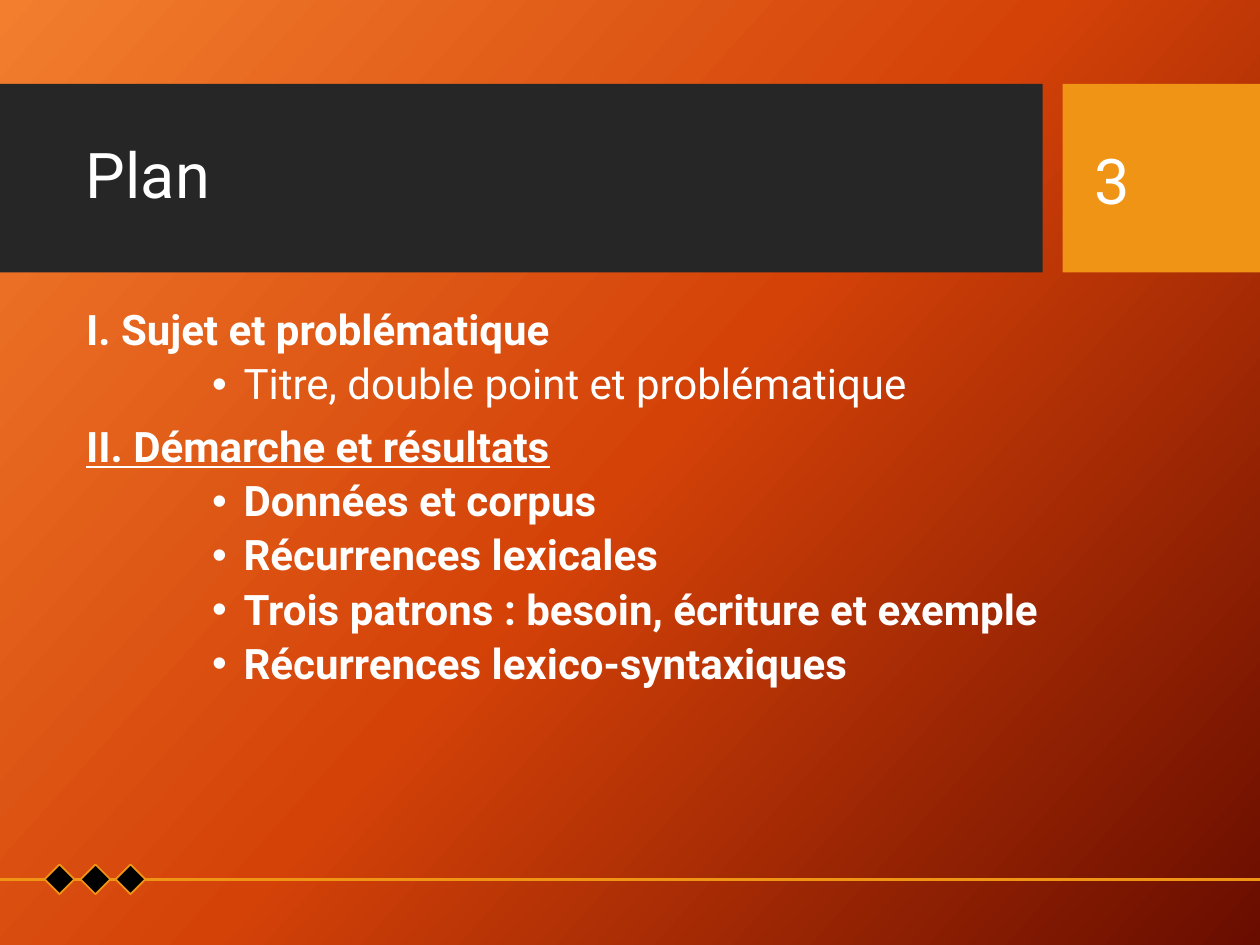
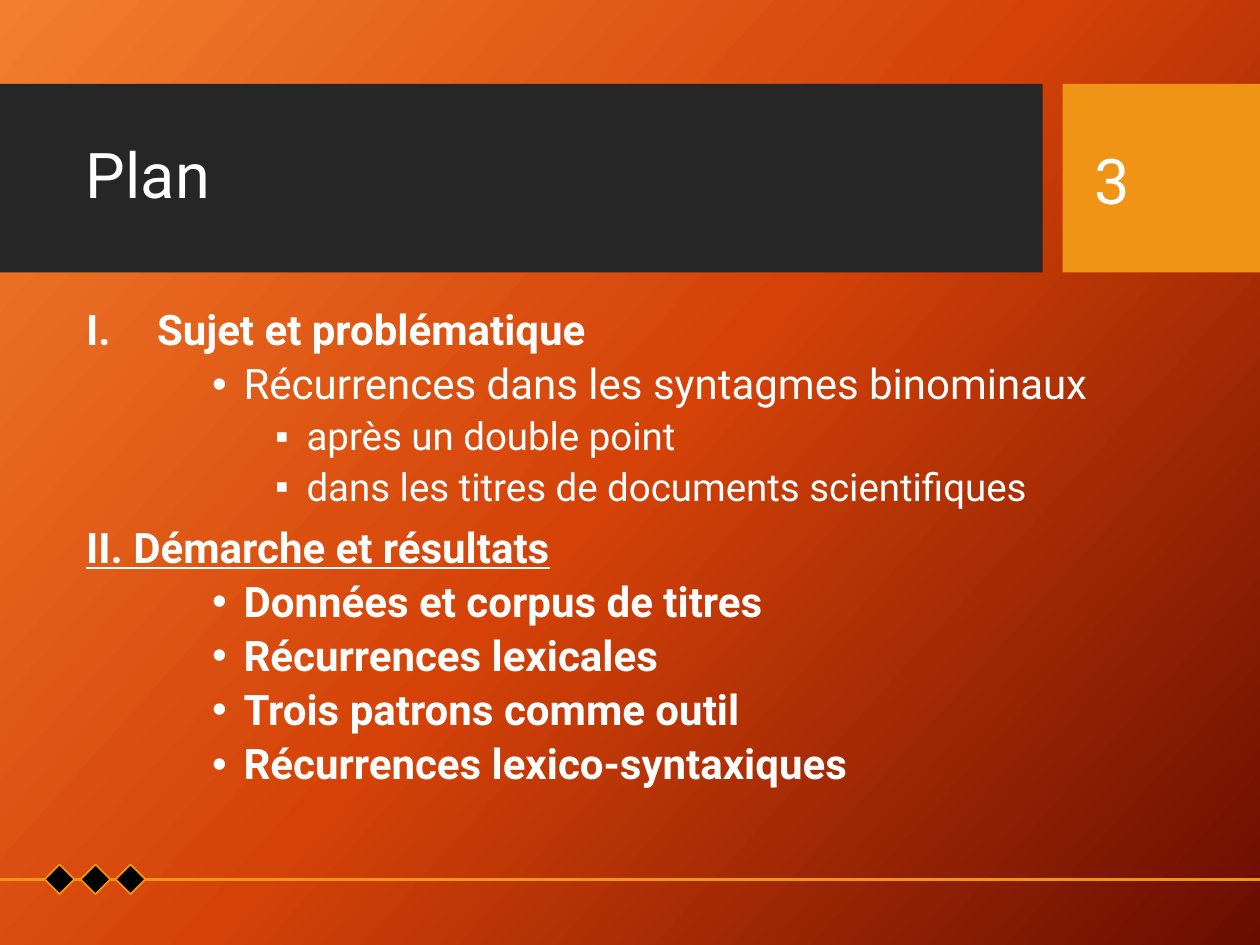
Before and after one commit to Xitog/tal, a slide deck: slide 3 of dossiers/Final - Présentation Projet de recherche.pptx. Drawn at 1260x945 pixels with LibreOffice and Linux fonts; fonts in the diff are those of the drawing; background and template pictures are left out. Boxes give left, top, right and bottom in pixels: in the first picture for what was removed or moved away, otherwise in the second. Text is boxed around its words. In the diff, an @@ line names an element or a change of style, - is before the commit and + after.

```diff
--- a/dossiers/Final - Présentation Projet de recherche.pptx
+++ b/dossiers/Final - Présentation Projet de recherche.pptx
@@ text at box(157, 313, 1087, 509): text changed @@
-I. Sujet et problématique
-    • Titre, double point et problématique
+I. Sujet et problématique
+    • Récurrences dans les syntagmes binominaux
+      ▪ après un double point
+      ▪ dans les titres de documents scientifiques
@@ text at box(244, 585, 762, 626): text changed @@
-    • Données et corpus
+    • Données et corpus de titres
@@ text at box(244, 693, 739, 734): text changed @@
-    • Trois patrons : besoin, écriture et exemple
+    • Trois patrons comme outil
```
Also in this commit, not shown: 17 other slides changed, 6 slides added, 2 slides removed.
